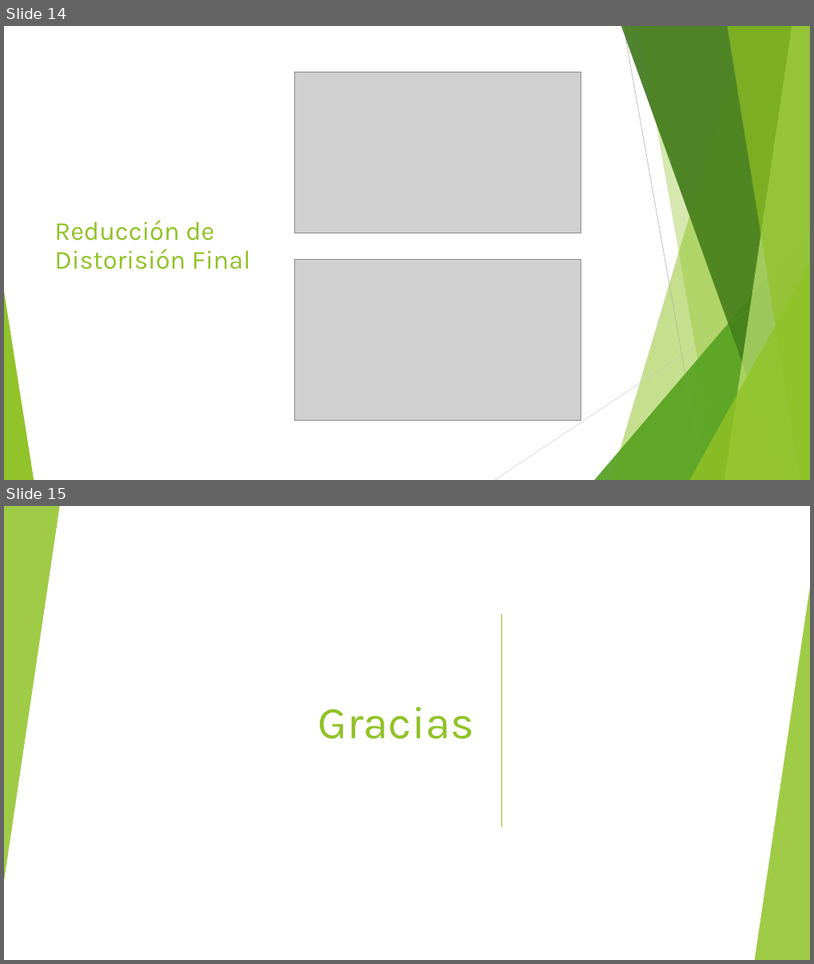
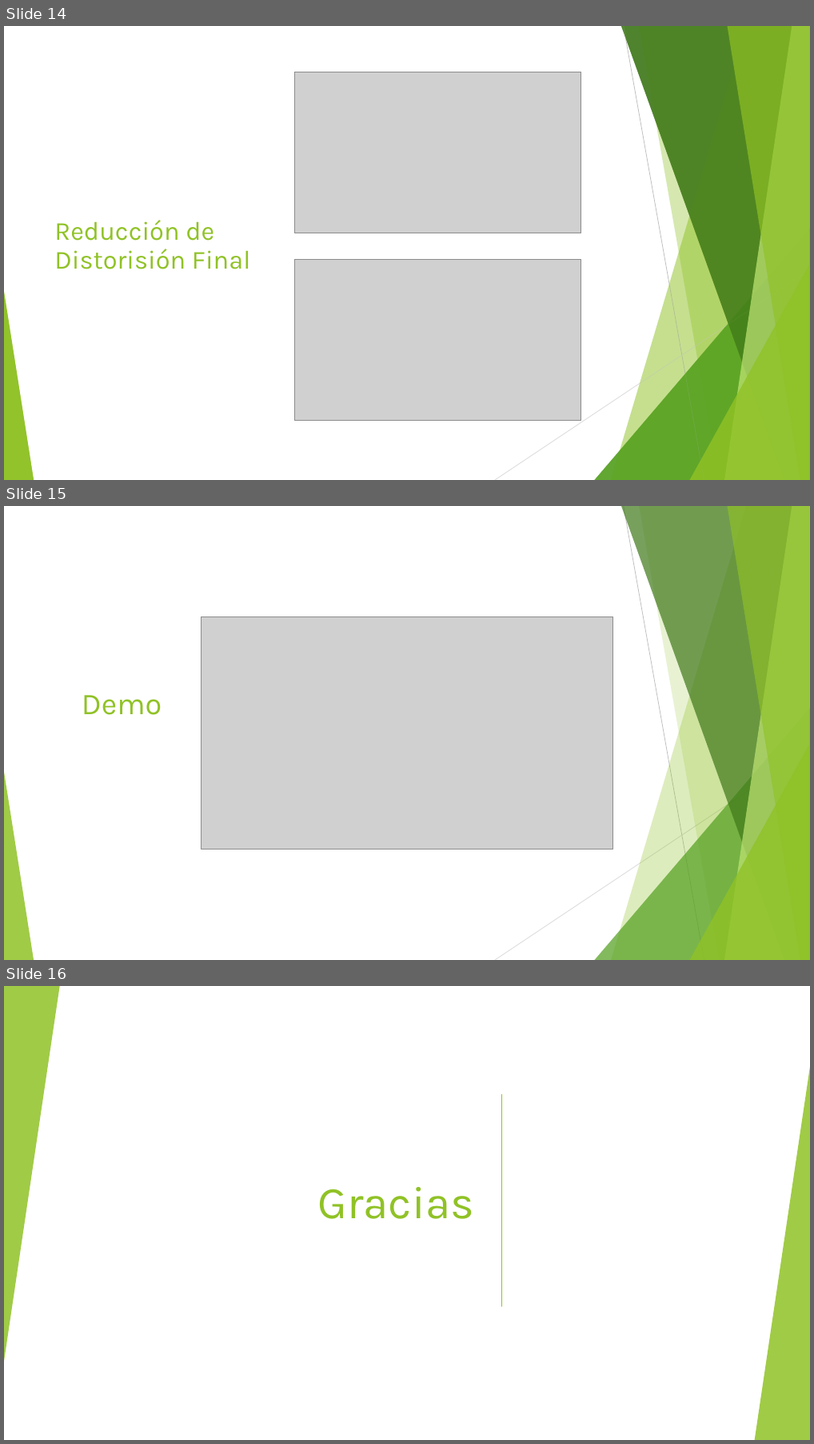
Before and after one commit to CameraCalibration/QtFrontoParallel, a slide deck: presentation.pptx. Shown one above the other, each under a label of ours: slides 14 and 15 before the commit, slides 14, 15 and 16 after it. The pictures are 814x964 and 814x1444 pixels, drawn with LibreOffice and Linux fonts; fonts in the diff are those of the drawing; grey boxes stand for pictures. Boxes give left, top, right and bottom in pixels: in the first picture for what was removed or moved away, otherwise in the second. Text is boxed around its words. In the diff, an @@ line names an element or a change of style, - is before the commit and + after.

Commit message:
Added demo to presentation.

```diff
--- a/presentation.pptx
+++ b/presentation.pptx
@@ slide 15 added at [4, 506, 810, 960], background #FFFFFF; not listed: 8 template elements that a slide beside it also shows @@
@@ line added from (624, 506) to (705, 960), #BFBFBF 0.75 pt @@
@@ picture added at [202, 616, 613, 848] @@
@@ title added at [82, 695, 162, 715], 36 pt, text #90C226 @@
+Demo
@@ line added from (810, 750) to (495, 960), #D9D9D9 0.75 pt @@
@@ what was slide 15 is now slide 16 @@
```
Also in this commit, not shown: 1 other file.
